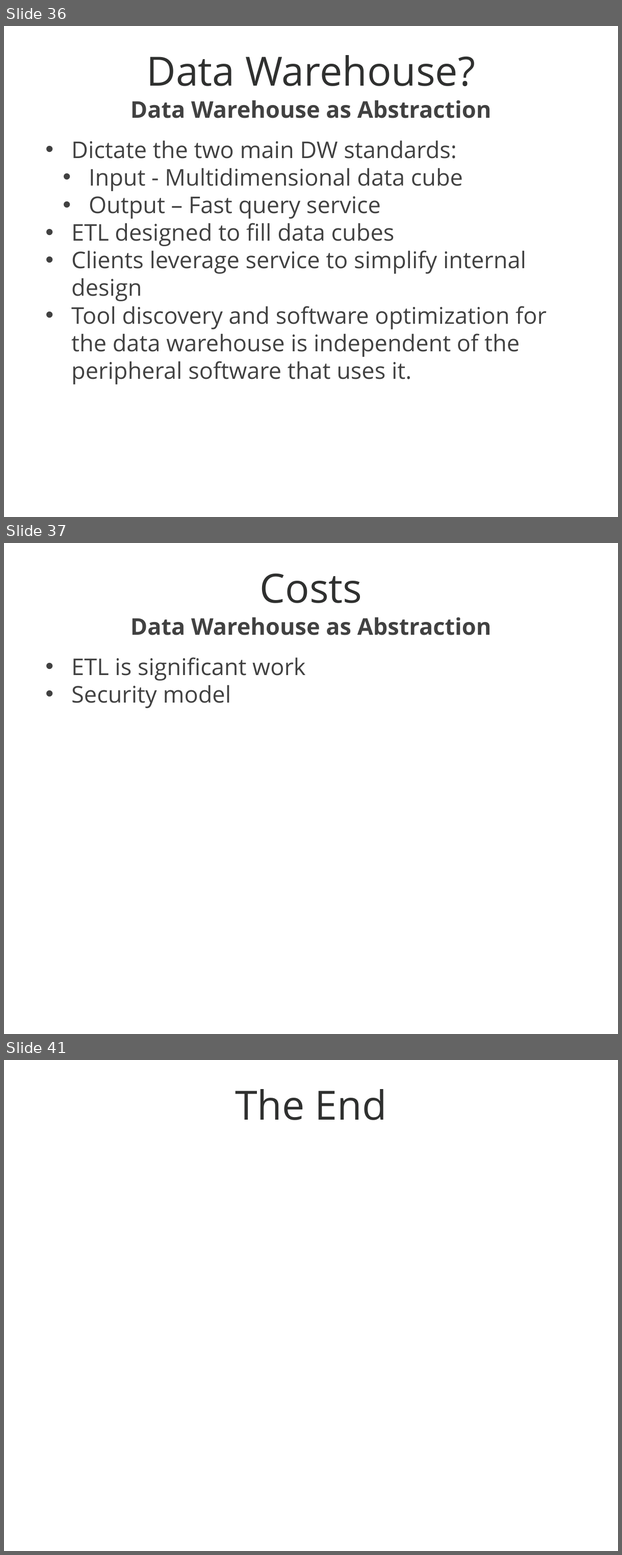
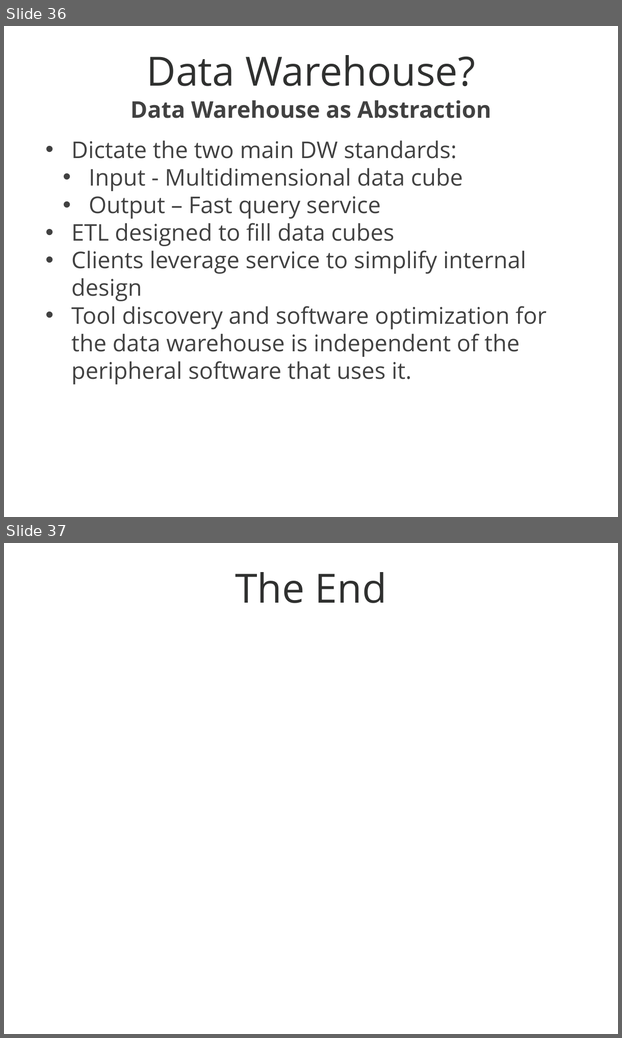
Before and after one commit to mozilla/ActiveData, a slide deck: docs/Data Warehouse.pptx. Shown one above the other, each under a label of ours: slides 36, 37 and 41 before the commit, slides 36 and 37 after it; the slides between them are not shown. The pictures are 622x1555 and 622x1038 pixels, drawn with LibreOffice and Linux fonts; fonts in the diff are those of the drawing; background and template pictures are left out. Boxes give left, top, right and bottom in pixels: in the first picture for what was removed or moved away, otherwise in the second. Text is boxed around its words. In the diff, an @@ line names an element or a change of style, - is before the commit and + after.

```diff
--- a/docs/Data Warehouse.pptx
+++ b/docs/Data Warehouse.pptx
@@ slide 37 removed at bbox=[4, 543, 618, 1034], background picture (left out) @@
@@ title removed at bbox=[260, 574, 363, 603] @@
-Costs
@@ text removed at bbox=[130, 617, 492, 635] @@
-Data Warehouse as Abstraction
@@ text removed at bbox=[71, 657, 305, 708] @@
-• ETL is significant work
-• Security model
@@ what was slide 41 is now slide 37 @@
```
Also in this commit, not shown: 1 slide changed, 3 other slides removed, 2 other files.
